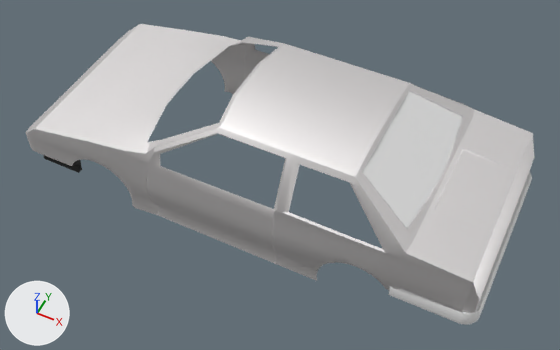
The Blender file Toyota-AE86/ToyotaHighPoly.blend as it was, and as the next commit left it.
Rendered twice from a camera (50 mm lens) standing at (2.26, -2.93, 4.34) and looking at (0.87, -0.14, 0.86). Lighting does not change. The marker at lower left points along +X, +Y and +Z.

In view in the first picture: 'BackBumper', 'Car', 'Car.001'.
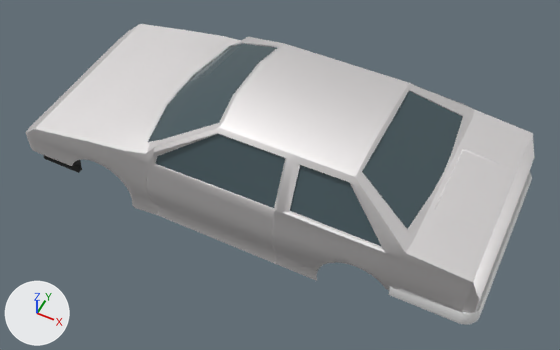
Diff of the bpy script that builds the scene:
```diff
--- a/Toyota-AE86/ToyotaHighPoly.blend.py
+++ b/Toyota-AE86/ToyotaHighPoly.blend.py
@@ mat_material_002 @@
+mat_material_002 = principled_material('Material.002')
+mat_material_002.base_color = (0.0609, 0.0975, 0.112)  # dark cyan #46585e
+mat_material_002.roughness = 0.0691
@@ me_cube_001 @@
 # used by ob_car; location = (0.753, 0.0, 0.459); scale = (1.5, 0.625, 0.406)
-me_cube_001.from_pydata(...)  # 580 vertices, 472 faces; spans x -0.99..0.97, y -0.97..0.0, z 0.39..2.35
+me_cube_001.from_pydata(...)  # 607 vertices, 493 faces, 4 loose edges; spans x -0.99..0.97, y -0.97..0.0, z 0.39..2.35
+# me_cube_001 part 1
+# 2 faces are deleted
+# 3 vertices move from x -0.3..-0.28, y -0.93..-0.9, z 1.55..1.78 to x -0.31..-0.08, y -0.93..-0.9, z 1.55..1.71
+# 27 vertices are added at x -0.43..0.61, y -0.92..0.0, z 1.57..2.29
+# 4 loose edges are added
+# 23 new faces join them
 me_cube_001.materials.append(mat_material_001)
@@ me_cube_003 @@
 me_cube_003.from_pydata(...)  # 8 vertices, 3 faces; spans x 0.459..0.691, y -0.741..0.0, z 1.788..2.289
+me_cube_003.materials.append(mat_material_002)  # dark cyan #46585e
@@ me_cube_006 @@
+me_cube_006.from_pydata([(0.609, -0.895, 1.658), (0.607, -0.895, 1.634), (0.423, -0.641, 2.177), (0.434, -0.641, 2.163), (0.449, -0.895, 1.631), (0.255, -0.895, 1.64), (0.245, -0.641, 2.169), (0.458, -0.895, 1.631)], [(4, 1)], [(6, 5, 4, 2), (2, 4, 7, 3), (3, 7, 1, 0)])
+me_cube_006.polygons.foreach_set('use_smooth', [True] * 3)
+me_cube_006.materials.append(mat_material_002)  # dark cyan #46585e
@@ me_cube_005 @@
+me_cube_005.from_pydata([(0.197, -0.914, 1.598), (-0.085, -0.914, 1.584), (0.19, -0.66, 2.2), (-0.305, -0.914, 1.569), (-0.297, -0.89, 1.711), (-0.081, -0.66, 2.194), (0.186, -0.914, 1.598), (0.178, -0.66, 2.2)], [(2, 5)], [(2, 0, 6, 7), (7, 6, 1, 5), (5, 1, 3, 4)])
+me_cube_005.polygons.foreach_set('use_smooth', [True] * 3)
+me_cube_005.materials.append(mat_material_002)  # dark cyan #46585e
@@ me_cube_004 @@
+me_cube_004.from_pydata(...)  # 12 vertices, 6 faces; spans x -0.429..-0.096, y -0.776..0.0, z 1.621..2.29
+me_cube_004.polygons.foreach_set('use_smooth', [True] * 6)
+me_cube_004.materials.append(mat_material_002)  # dark cyan #46585e
@@ ob_car_001 @@
-ob_car_001 = bpy.data.objects.new('Car.001', me_cube_003)
+ob_car_001 = bpy.data.objects.new('Car.001', me_cube_006)
 ob_car_001.location = (0.753, 0.0, 0.459)
@@ ob_driverwindow @@
+ob_driverwindow = bpy.data.objects.new('DriverWindow', me_cube_005)
+ob_driverwindow.location = (0.753, 0.0, 0.459)
+ob_driverwindow.scale = (1.5, 0.625, 0.406)
+_m = ob_driverwindow.modifiers.new('Mirror', 'MIRROR')
+_m.use_axis = (False, True, False)
@@ ob_front_window @@
+ob_front_window = bpy.data.objects.new('Front Window', me_cube_004)
+ob_front_window.location = (0.753, 0.0, 0.459)
+ob_front_window.scale = (1.5, 0.625, 0.406)
+_m = ob_front_window.modifiers.new('Mirror', 'MIRROR')
+_m.use_axis = (False, True, False)
@@ ob_backwindow @@
+ob_backwindow = bpy.data.objects.new('BackWindow', me_cube_003)
+ob_backwindow.location = (0.753, 0.0, 0.459)
+ob_backwindow.scale = (1.5, 0.625, 0.406)
+_m = ob_backwindow.modifiers.new('Mirror', 'MIRROR')
+_m.use_axis = (False, True, False)
```

Changed parts and their boxes [x1, y1, x2, y2] in the pictures (560 x 350 px):
'Car.001', recoloured, reshaped
    before: [362, 91, 463, 229]
    after: [290, 165, 381, 246]
'BackWindow', added (cyan)
    after: [362, 91, 463, 229]
'DriverWindow', added (cyan)
    after: [156, 134, 285, 208]
'Front Window', added
    after: [148, 43, 277, 142]
part 1 of me_cube_001, built on
    before: [148, 43, 269, 194]
    after: [148, 42, 382, 248]
